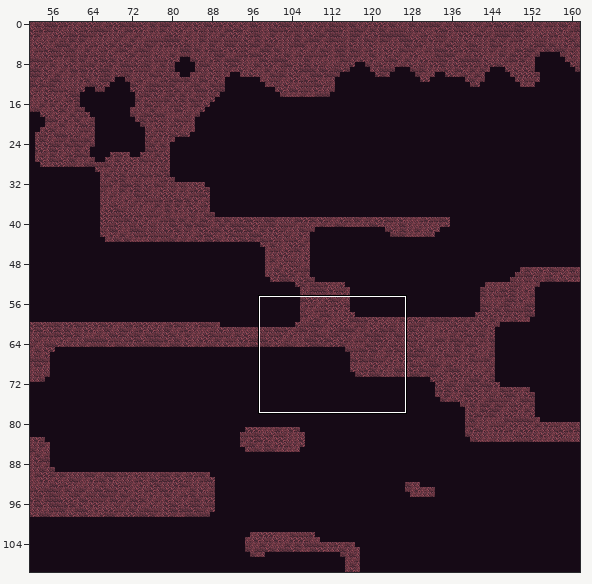
Two states of a Tiled map, android/assets/maps/level1.tmx. Above, an overview of the earlier version with the close-up marked.
Close-up. Before the commit:
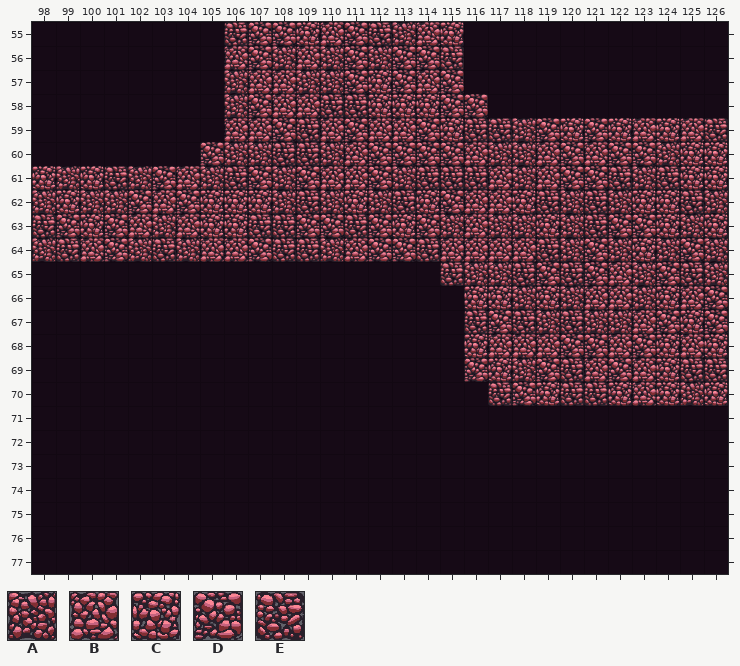
Cells are 64x64 px. Shown: x 98..126, y 55..77. The commit also changed other parts of the map, which this record leaves out.
Key: from "tileMapGutter": A 5, B 6, C 7, D 8, E 9.
_ is an empty cell.
Layers that did not change in this view are not listed.
Layer "terrain" before, first column x 98:
55 ________EDDCBDEABC___________
56 ________BDABADADDE___________
57 ________ABBAADCDBD___________
58 ________ADBBEECCCDD__________
59 ________BBDEBDBBDCEEADCDCBCBE
60 _______DAAEEABDDDDBAABDBDDACC
61 CACEADBAEDADBBDAEEEBABDDEAECC
62 ACAADBDCCCAEACAECDBBCEAEACCEA
63 EDCDBABCCEEDDEDCDABAACAEDDCAC
64 AEBDAEABBDEEABDDEBBBBEADACADA
65 _________________EAAEDEDBADEA
66 __________________CCACABBACBD
67 __________________EDEAEAABDCD
68 __________________CBBBDDBDCBC
69 __________________DCADEBDBCEE
70 ___________________EDCEECBCAC
71 _____________________________
72 _____________________________
73 _____________________________
74 _____________________________
75 _____________________________
76 _____________________________
77 _____________________________
After the commit:
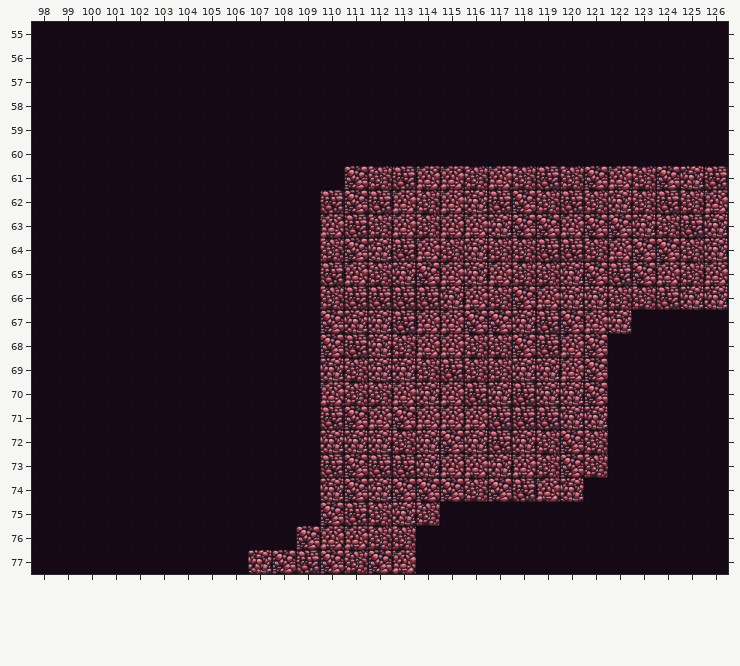
Change:
Changed rows in their new state; . is an unchanged cell.
Layer "terrain":
first column x 98:
55 ........__________...........
56 ........__________...........
57 ........__________...........
58 ........___________..........
59 ........_____________________
60 .......______________________
61 _____________DAEBBA..EA.B.D.E
62 ____________EDEBABCEDAEACAEAB
63 ____________B.ABAB.CDDBD.CAE.
64 ____________.DCEBACAA.EABDDAC
65 ............EBACDBCBAAC.EDBAB
66 ............AEEEECBADBCCA.ECC
67 ............DCCEBBD.CEDBC____
68 ............DECABBAADEB._____
69 ............CACCAEAACCBD_____
70 ............BAABCBECE.CD_____
71 ............EDBDBBBEEECC.....
72 ............CCCACDCECADA.....
73 ............EDEECBBCBADA.....
74 ............CDCDDDADEBC......
75 ............DEACA............
76 ...........DBBAA.............
77 .........CDEDADB.............
Pixel boxes of the changes (left, top, right, bottom) in both close-ups:
changed: (32, 22, 728, 574)
